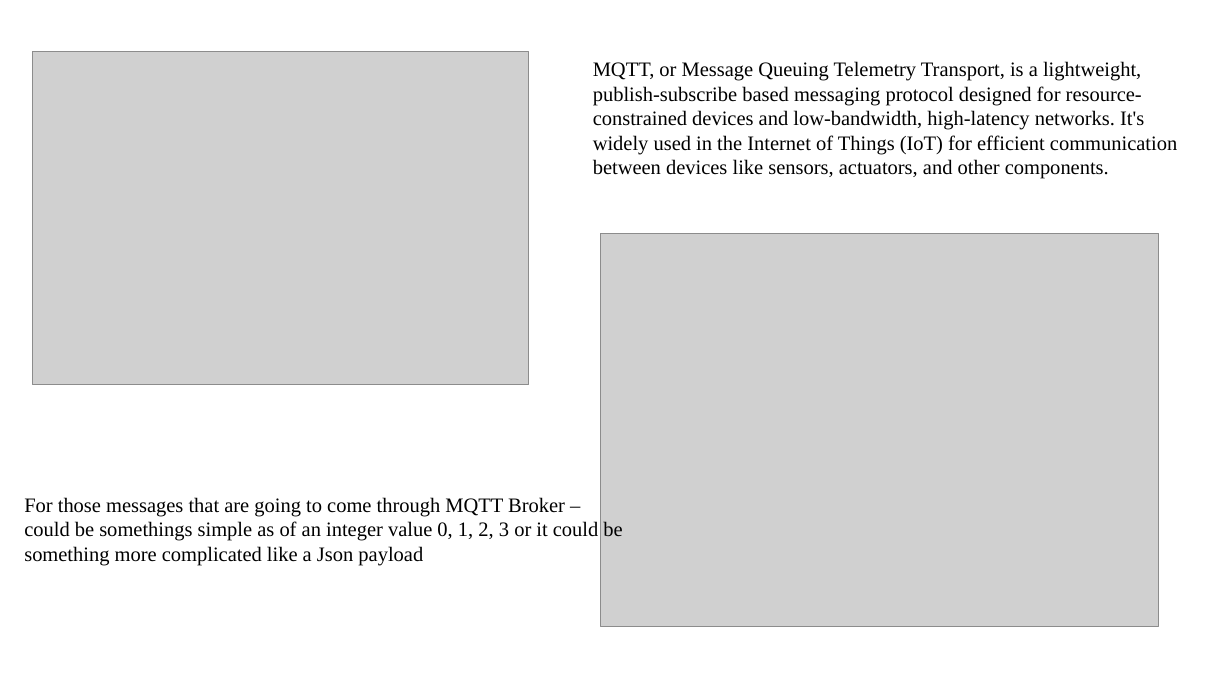
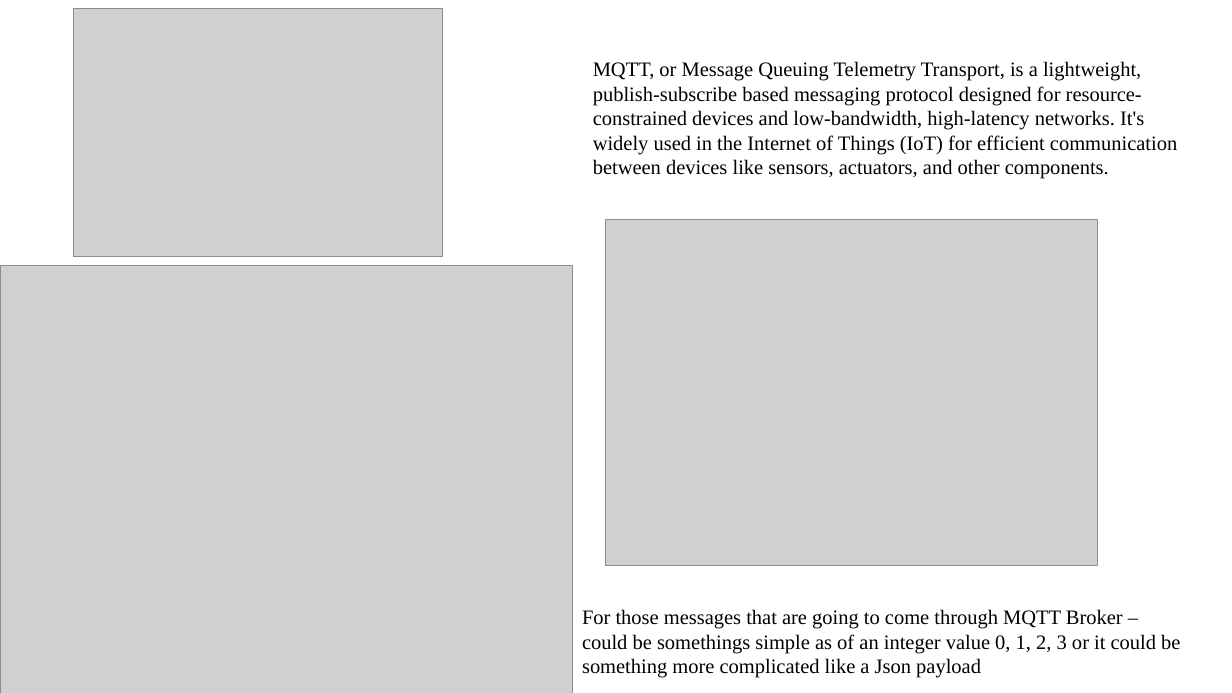
Before and after one commit to yuriypts/.net, a slide deck: slide 1 of Tools/Topic MQTT (Message Queuing Telemetry Transport)/MQTT.pptx. Drawn at 1232x693 pixels with LibreOffice and Linux fonts; fonts in the diff are those of the drawing; grey boxes stand for pictures. Boxes give left, top, right and bottom in pixels: in the first picture for what was removed or moved away, otherwise in the second. Text is boxed around its words. In the diff, an @@ line names an element or a change of style, - is before the commit and + after.

```diff
--- a/Tools/Topic MQTT (Message Queuing Telemetry Transport)/MQTT.pptx
+++ b/Tools/Topic MQTT (Message Queuing Telemetry Transport)/MQTT.pptx
@@ picture resized from (x1=32, y1=52, x2=529, y2=385) to (x1=73, y1=8, x2=443, y2=257) @@
@@ picture resized from (x1=600, y1=233, x2=1159, y2=626) to (x1=605, y1=219, x2=1098, y2=566) @@
@@ picture added at (x1=0, y1=265, x2=573, y2=693) @@
@@ text "For those messages that are ..." moved from (x1=24, y1=497, x2=622, y2=566) to (x1=582, y1=609, x2=1180, y2=678) @@
```
Also in this commit, not shown: 5 other files.
